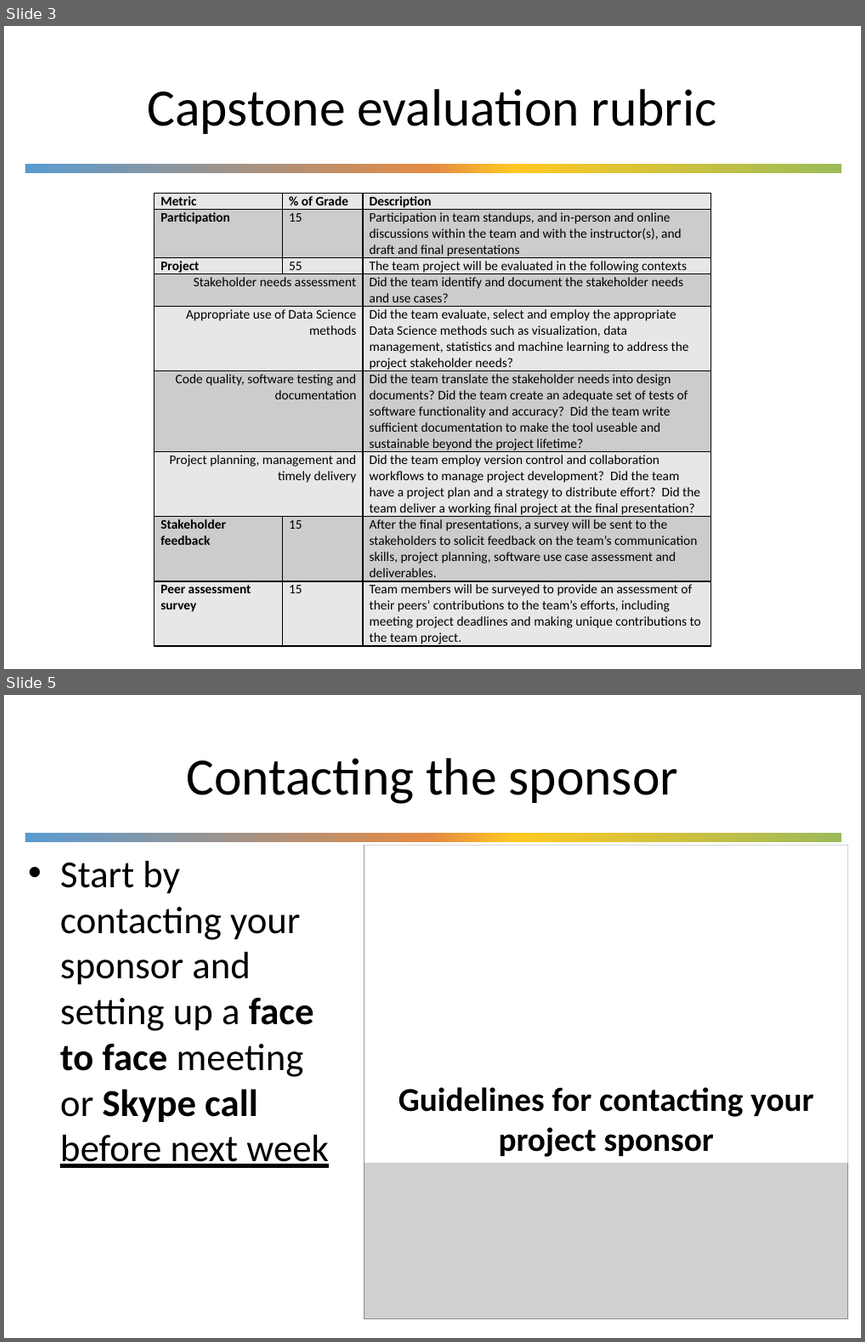
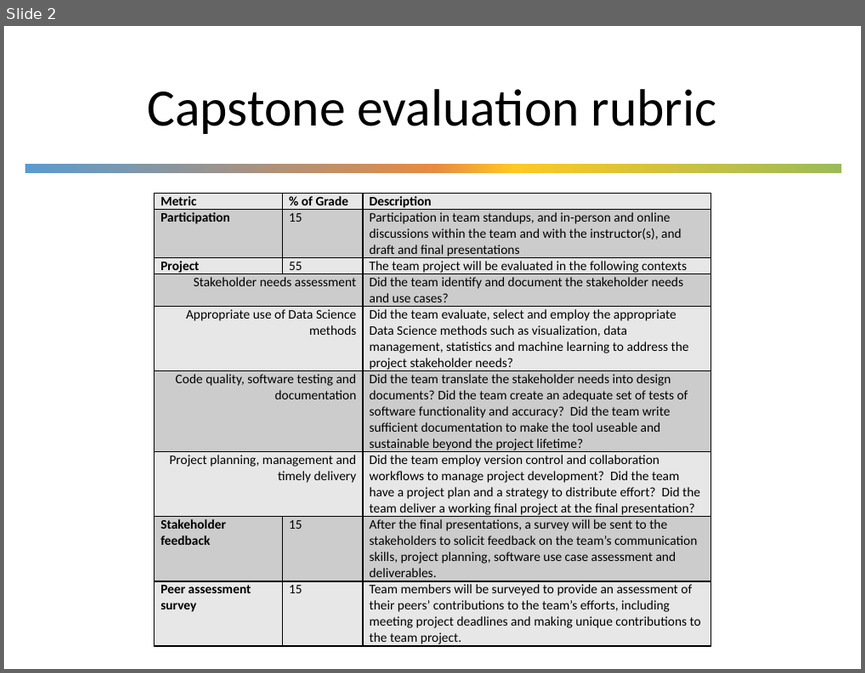
Before and after one commit to UWDIRECT/UWDIRECT.github.io, a slide deck: Capstone547_Overview.pptx. Shown one above the other, each under a label of ours: slides 3 and 5 before the commit, slide 2 after it; the slides between them are not shown. The pictures are 865x1342 and 865x673 pixels, drawn with LibreOffice and Linux fonts; fonts in the diff are those of the drawing; grey boxes stand for pictures; background and template pictures are left out. Boxes give left, top, right and bottom in pixels: in the first picture for what was removed or moved away, otherwise in the second. Text is boxed around its words. In the diff, an @@ line names an element or a change of style, - is before the commit and + after.

```diff
--- a/Capstone547_Overview.pptx
+++ b/Capstone547_Overview.pptx
@@ slide 5 removed at (4, 695, 861, 1338), background #FFFFFF; not listed: 1 template element that a slide beside it also shows @@
@@ title removed at (186, 758, 678, 804) @@
-Contacting the sponsor
@@ picture removed at (364, 845, 847, 1319) @@
@@ rectangle removed at (364, 845, 847, 1162) @@
-Guidelines for contacting your project sponsor
@@ text removed at (60, 861, 329, 1168) @@
-• Start by contacting your sponsor and setting up a face to face meeting or Skype call before next week
@@ what was slide 3 is now slide 2 @@
```
Also in this commit, not shown: 4 slides changed, 1 slide added, 5 other slides removed.
